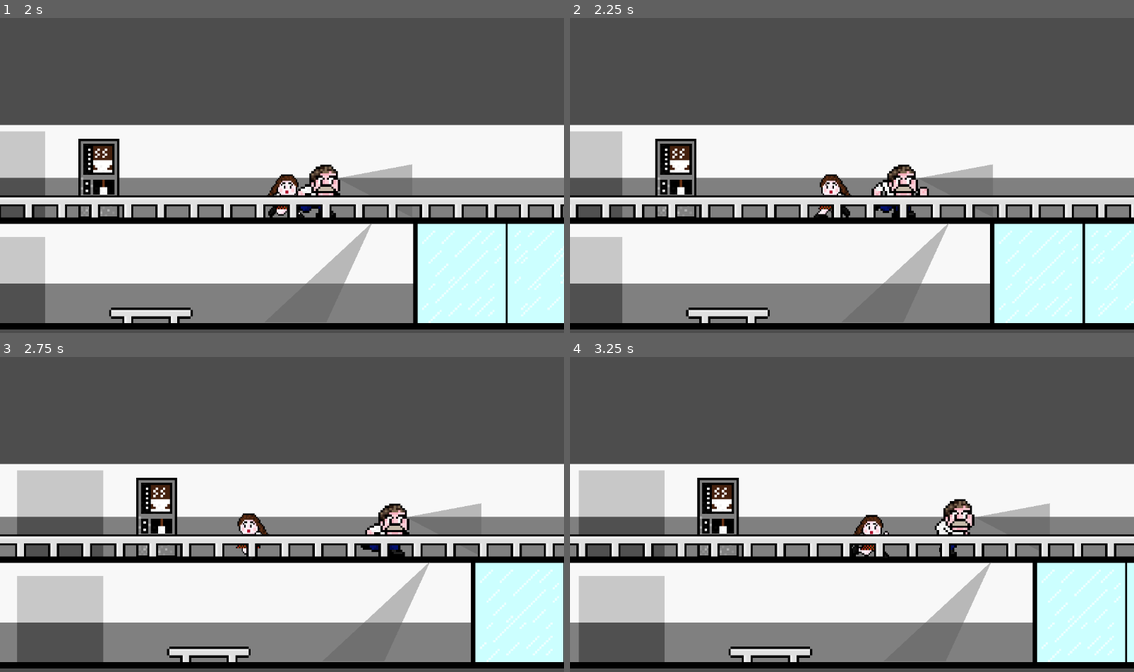
Above: before the commit, frames 1-4 (two rows, left to right).
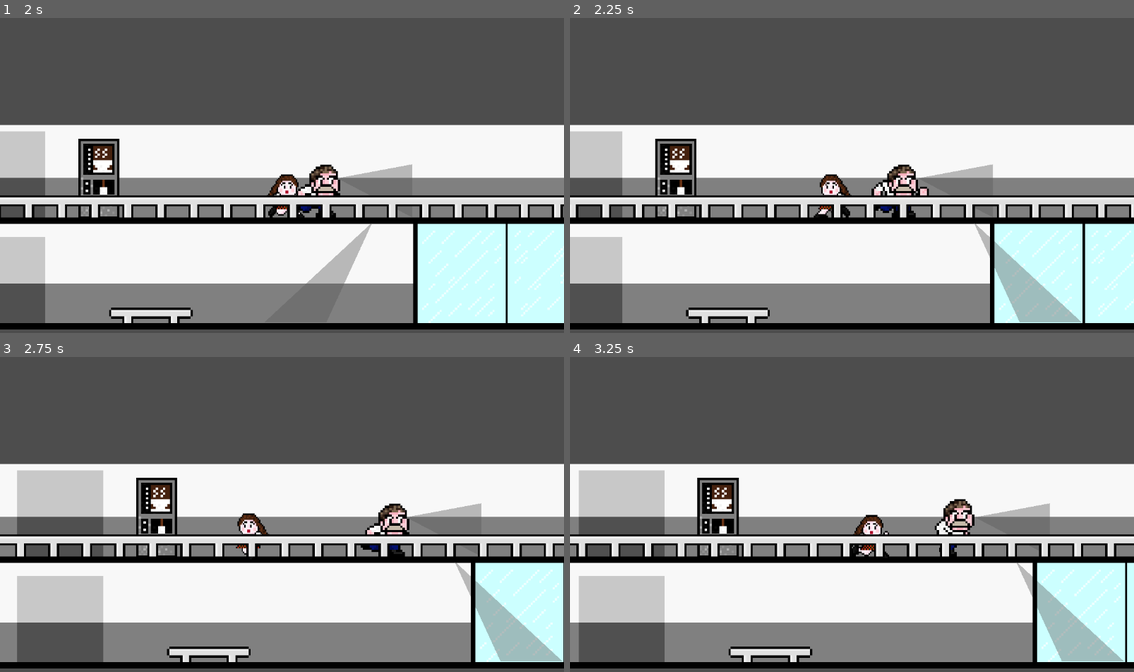
Above: after the commit, the same moments.

Repository: ema-12-martins/right_under_your_moustache
Game: Godot game, scene res://scenes/game.tscn
Two runs of this game, one before a commit and one after it. Both use one fixed random seed, a clock stepped at 60 frames per second and the inputs below.
Inputs:
- Up to frame 1 (2 s): tap Enter (ui_accept) at 0.5, 0.77, 1.52 s; hold W (Interact) 0.53-1.28 s; hold D (right) from 0.53 s (still down); tap W (Interact) at 1.35 s
- Up to frame 2 (2.25 s): release D (right) at 2.03 s; hold A (left) from 2.03 s (still down); hold W (Interact) from 2.03 s (still down)
- Up to frame 3 (2.75 s): keep holding A (left); keep holding W (Interact)
- Up to frame 4 (3.25 s): release A (left) at 2.78 s; release W (Interact) at 2.78 s; hold D (right) from 2.78 s (still down); tap W (Interact) at 2.85 s; tap Enter (ui_accept) at 3.02 s

Frame 1 is identical in both runs. In frame 2, 2.4% of the frame differs, in the area x 55-91%, y 65-97%; in frame 3, 2.4%; in frame 4, 2.4%.

Commit message:
camara feito

Diff:
--- a/right_under_your_moustache/scenes/camera.tscn
+++ b/right_under_your_moustache/scenes/camera.tscn
@@ -11,8 +11,12 @@
 position = Vector2(-1, 0)
 polygon = PackedVector2Array(-839, 767, -396, 767, -69, 71)
 
-[node name="Timer" type="Timer" parent="."]
+[node name="flip_camera" type="Timer" parent="."]
+wait_time = 2.0
+autostart = true
 
 [node name="Polygon2D" type="Polygon2D" parent="."]
 color = Color(0.352941, 0.352941, 0.352941, 0.4)
 polygon = PackedVector2Array(-82, 74, -819, 757, -396, 757)
+
+[connection signal="timeout" from="flip_camera" to="." method="_on_flip_camera_timeout"]
--- a/right_under_your_moustache/scripts/camera.gd
+++ b/right_under_your_moustache/scripts/camera.gd
@@ -1,6 +1,7 @@
 extends Node2D
 
 @onready var area_2d: Area2D = $Area2D
+@onready var polygon_2d: Polygon2D = $Polygon2D
 
 func _ready() -> void:
 	area_2d.body_entered.connect(_on_body_entered)
@@ -11,3 +12,8 @@
 
 func reload_scene():
 	get_tree().reload_current_scene()
+
+
+func _on_flip_camera_timeout() -> void:
+	area_2d.scale.x *= -1
+	polygon_2d.scale.x *= -1
